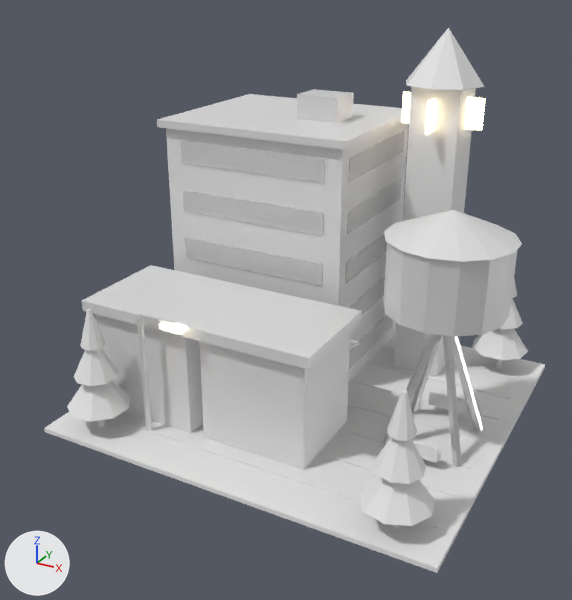
The FBX model Assets/Art/KayseriIsland/Models/Iron/Phase3/Civic_P3.fbx, before and after one commit.
One viewpoint serves both versions: a 50 mm lens placed at (43.1, -66.2, 37.7), pointed at (21.2, -26.3, 17.7). Lighting does not change. The marker at lower left points along +X, +Y and +Z. The first picture is the older version. Where no turn or scale is listed for an object, it has been applied to the vertices.

The scene before the commit, as lines of its bpy script (objects in view):
```python
ob_civic_hall = bpy.data.objects.new('Civic.Hall', me_civic_hall_001)
ob_civic_hall.location = (17.0, -18.0, 9.98)
ob_civic_lamp1 = bpy.data.objects.new('Civic.Lamp1', me_civic_lamp1_001)
ob_civic_lamp1.location = (29.0, -15.0, 9.98)
ob_civic_shop0 = bpy.data.objects.new('Civic.Shop0', me_civic_shop0_001)
ob_civic_shop0.location = (14.0, -29.0, 9.98)
ob_civic_shop1 = bpy.data.objects.new('Civic.Shop1', me_civic_shop1_001)
ob_civic_shop1.location = (22.0, -29.0, 9.98)
ob_civic_tree0 = bpy.data.objects.new('Civic.Tree0', me_civic_treesrc_001)
ob_civic_tree0.location = (32.0, -14.0, 9.98)
ob_civic_tree1 = bpy.data.objects.new('Civic.Tree1', me_civic_treesrc_002)
ob_civic_tree1.location = (32.0, -34.0, 9.98)
ob_civic_tree2 = bpy.data.objects.new('Civic.Tree2', me_civic_treesrc_003)
ob_civic_tree2.location = (12.0, -34.0, 9.98)
ob_civic_watertower = bpy.data.objects.new('Civic.WaterTower', me_civic_watertower_001)
ob_civic_watertower.location = (0.0, 0.0, 9.68)
# also in view: 'Civic.Lamp0' at (16.5, -33.0, 14.0); 'Civic.Benches' at (22.0, -25.1, 11.0); 'Civic.Tower' at (27.0, -16.0, 21.7); 'Civic.Paving' at (22.0, -24.0, 10.0); 'Civic.Plaza' at (22.0, -24.0, 9.8)
```
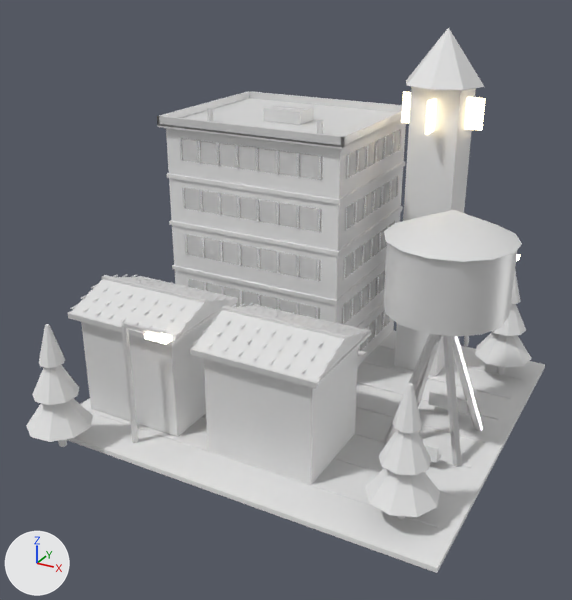
The change, as a list of edits to the scene's bpy script:
```text
Add mat_wood:
    mat_wood = principled_material('wood')
    mat_wood.base_color = (0.8, 0.8, 0.8)  # white #e7e7e7
    mat_wood.roughness = 0.9
Change me_civic_shop0_001:
    used by ob_civic_shop0; location = (14.0, -29.0, 9.98)
    remove me_civic_shop0_001.from_pydata(...)  # 40 vertices, 60 faces; spans x -4.0..4.0, y -3.5..5.59, z 0.0..7.7
    add me_civic_shop0_001.from_pydata(...)  # 558 vertices, 836 faces; spans x -4.07..4.07, y -3.57..5.59, z 0.0..8.3
    me_civic_shop0_001 part 2: 4 vertices removed from x -4.0..4.0, y -3.5..3.5, z 7.7; 282 vertices added at x -4.07..4.07, y -3.57..3.57, z 0.21..8.3
    other edits to the shape of me_civic_shop0_001 do not show in these pictures
    add me_civic_shop0_001.materials.append(mat_steel_dk)  # white #e7e7e7
    add me_civic_shop0_001.materials.append(mat_wood)  # white #e7e7e7
Change me_civic_hall_001:
    used by ob_civic_hall; location = (17.0, -18.0, 9.98)
    remove me_civic_hall_001.from_pydata(...)  # 104 vertices, 156 faces; spans x -6.9..6.9, y -5.9..5.9, z 0.0..19.1
    add me_civic_hall_001.from_pydata(...)  # 848 vertices, 1296 faces; spans x -6.9..6.9, y -5.9..7.0, z 0.0..18.0
    me_civic_hall_001 part 3: a new loose piece, a box spanning x -6.5..6.5, y -4.5..4.5, z 1.1..2.6, in mat_glass (white #e7e7e7)
    me_civic_hall_001 part 4: a new loose piece, a box spanning x -5.3..5.3, y -5.5..5.5, z 4.5..6.0, in mat_glass (white #e7e7e7)
    me_civic_hall_001 part 5: a new loose piece, a box spanning x -6.5..6.5, y -4.5..4.5, z 4.5..6.0, in mat_glass (white #e7e7e7)
    me_civic_hall_001 part 6: a new loose piece, a box spanning x -6.6..6.6, y -3.06..-2.96, z 4.522..6.018, in mat_steel_dk (white #e7e7e7)
    me_civic_hall_001 part 7: a new loose piece, a box spanning x -6.61..6.61, y -5.61..5.61, z 6.56..6.84, in mat_offwhite (white #e7e7e7)
    me_civic_hall_001 part 8: 2 vertices moved from x -6.9..6.9, y -5.9..5.9, z 17.5 to x -6.9..6.9, y -5.7..5.7, z 17.0; 30 vertices removed from x -6.9..6.9, y -5.9..5.9, z 1.1..19.1; 518 vertices added at x -6.9..6.9, y -5.9..5.9, z 1.1..18.0
    other edits to the shape of me_civic_hall_001 do not show in these pictures
    add me_civic_hall_001.materials.append(mat_steel_lt)  # white #e7e7e7
Change me_civic_shop1_001:
    used by ob_civic_shop1; location = (22.0, -29.0, 9.98)
    remove me_civic_shop1_001.from_pydata(...)  # 40 vertices, 60 faces; spans x -4.0..4.0, y -3.5..5.59, z 0.0..7.7
    add me_civic_shop1_001.from_pydata(...)  # 558 vertices, 836 faces; spans x -4.07..4.07, y -3.57..5.59, z 0.0..8.3
    me_civic_shop1_001 part 1: 4 vertices removed from x -4.0..4.0, y -3.5..3.5, z 7.7; 282 vertices added at x -4.07..4.07, y -3.57..3.57, z 0.21..8.3
    other edits to the shape of me_civic_shop1_001 do not show in these pictures
    add me_civic_shop1_001.materials.append(mat_steel_dk)  # white #e7e7e7
    add me_civic_shop1_001.materials.append(mat_wood)  # white #e7e7e7
Change ob_civic_shop0:
    ob_civic_shop0.location: (14.0, -29.0, 9.98) -> (13.53, -29.77, 9.98)
Change ob_civic_hall:
    ob_civic_hall.location: (17.0, -18.0, 9.98) -> (16.6, -17.47, 9.98)
Change ob_civic_tree0:
    ob_civic_tree0.location: (32.0, -14.0, 9.98) -> (32.47, -14.95, 9.98)
Change ob_civic_tree2:
    ob_civic_tree2.location: (12.0, -34.0, 9.98) -> (11.38, -36.83, 9.98)
Change ob_civic_shop1:
    ob_civic_shop1.location: (22.0, -29.0, 9.98) -> (23.05, -30.12, 9.98)
Change ob_civic_lamp1:
    ob_civic_lamp1.location: (29.0, -15.0, 9.98) -> (29.0, -11.85, 9.98)
Change ob_civic_tree1:
    ob_civic_tree1.location: (32.0, -34.0, 9.98) -> (32.0, -33.23, 9.98)
```

Changed parts and their boxes [x1, y1, x2, y2] in the pictures (572 x 600 px):
'Civic.Hall', reshaped, moved (6% shorter): before [157, 89, 409, 383]; after [157, 91, 406, 367]
'Civic.Shop1', reshaped, moved: before [187, 287, 362, 470]; after [190, 303, 371, 485]
'Civic.Shop0', reshaped, moved: before [82, 265, 249, 433]; after [68, 274, 238, 437]
'Civic.Tree2', moved: before [67, 309, 130, 427]; after [26, 324, 93, 447]
'Civic.Tree1', moved: before [359, 390, 435, 528]; after [365, 383, 440, 520]
'Civic.Tree0', moved: before [472, 279, 528, 368]; after [474, 271, 532, 375]
'Civic.Lamp1', moved (not visible before): after [464, 254, 520, 347]
part 1 of me_civic_shop1_001, reshaped: before [187, 287, 362, 370]; after [190, 305, 371, 389]
part 2 of me_civic_shop0_001, reshaped: before [82, 265, 249, 338]; after [68, 275, 238, 346]
part 3 of me_civic_hall_001, added: after [360, 310, 390, 351]
part 4 of me_civic_hall_001, added: after [189, 279, 320, 319]
part 5 of me_civic_hall_001, added: after [343, 271, 385, 325]
part 6 of me_civic_hall_001, added: after [351, 298, 353, 319]
part 7 of me_civic_hall_001, added: after [172, 260, 386, 305]
part 8 of me_civic_hall_001, cut back: before [157, 89, 402, 286]; after [157, 91, 405, 324]
